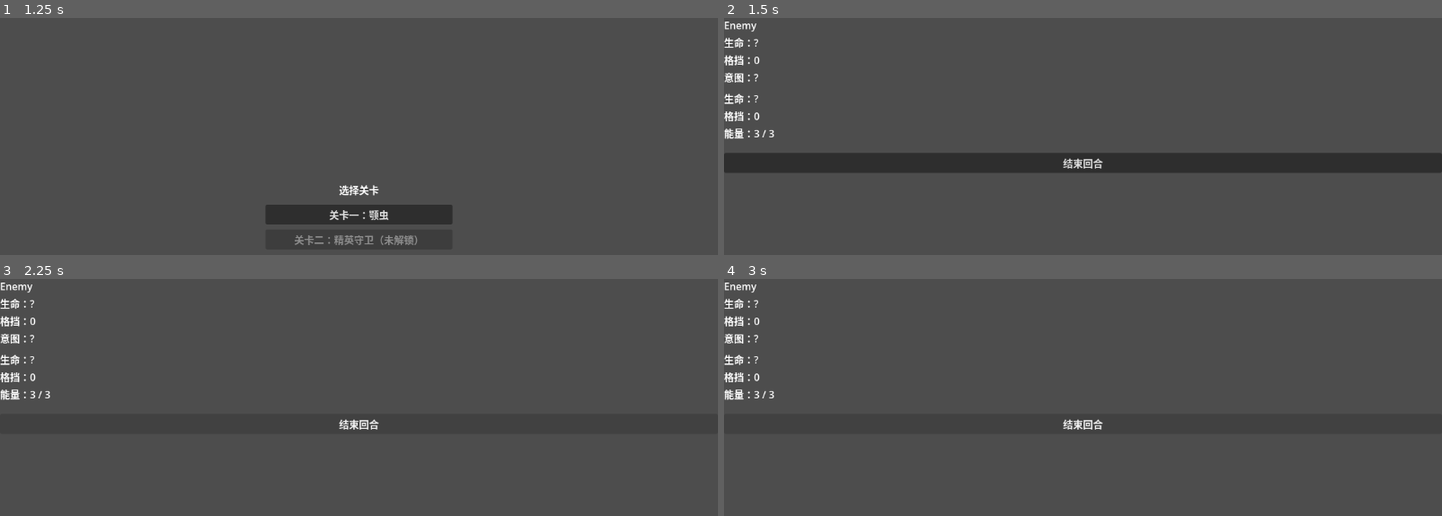
Above: before the commit, frames 1-4 (two rows, left to right).
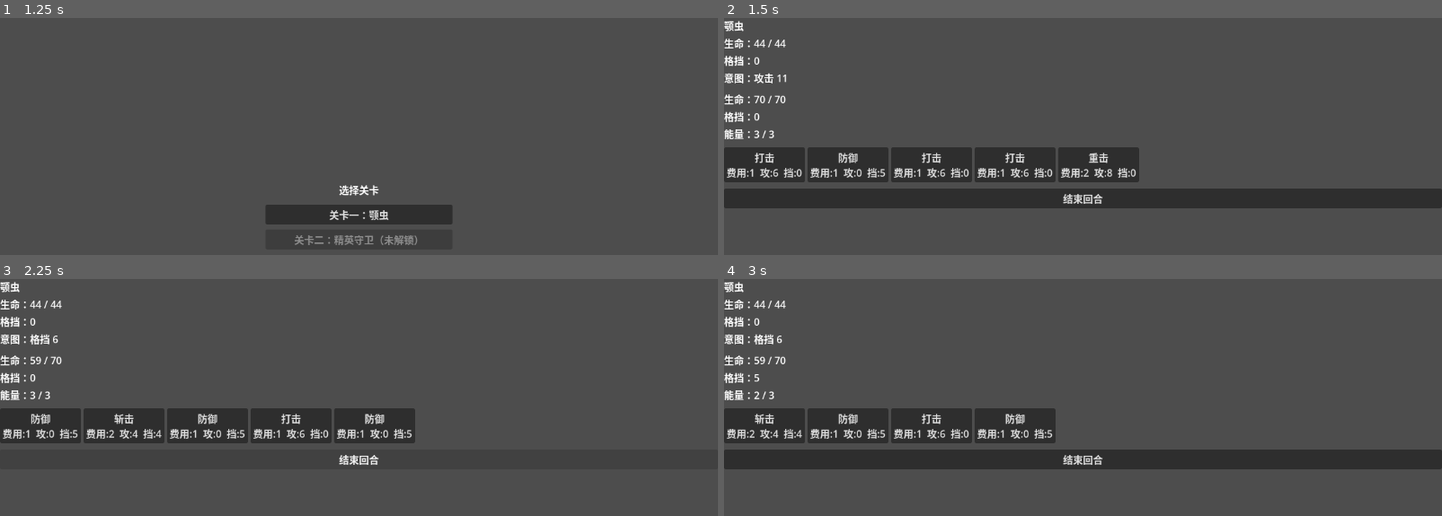
Above: after the commit, the same moments.

Repository: archer47-qingmei/AIGameTest2
Game: Godot game, scene res://menu/MainMenu.tscn
Same seed, same stepped clock (60 frames per second), same inputs: the game is played once before the commit and once after it.
Inputs (mouse positions are in pixels of both pictures, inside the frame that each line leads up to):
- Up to frame 1 (1.25 s): click "开始游戏" at 0.5 s
- Up to frame 2 (1.5 s): click "关卡一：颚虫" at 1.25 s
- Up to frame 3 (2.25 s): click "结束回合" at 2 s
- Up to frame 4 (3 s): click (767, 425) at 2.75 s, where only the run after the commit has a clickable "防御 费用:1 攻:0 挡:5"

Frame 1 is identical in both runs. In frame 2, 17% of the frame differs, in the area x 0-100%, y 1-81%; in frame 3, 5.3%; in frame 4, 13%.
Error before the commit: Parse Error: Too few arguments for "setup()" call. Expected at least 3 but received 2. (res://combat/CombatScreen.gd:28)

Commit message:
feat: wire HP persistence in CombatScreen

Diff:
--- a/combat/CombatScreen.gd
+++ b/combat/CombatScreen.gd
@@ -25,7 +25,7 @@
 	_btn_return_menu.pressed.connect(GameManager.go_to_menu)
 	_btn_get_reward.pressed.connect(GameManager.go_to_reward)
 	_btn_win.pressed.connect(GameManager.go_to_win)
-	_engine.setup(GameManager.player_state.deck, GameManager.get_current_enemy_data())
+	_engine.setup(GameManager.player_state.deck, GameManager.get_current_enemy_data(), GameManager.player_state.hp)
 
 func _on_card_pressed(card: CardData) -> void:
 	_engine.play_card(card)
@@ -58,6 +58,7 @@
 	_lbl_result.visible = true
 	_btn_end_turn.disabled = true
 	if result == "victory":
+		GameManager.player_state.hp = _engine.player.hp
 		if GameManager.is_final_node():
 			_btn_win.visible = true
 		else:
